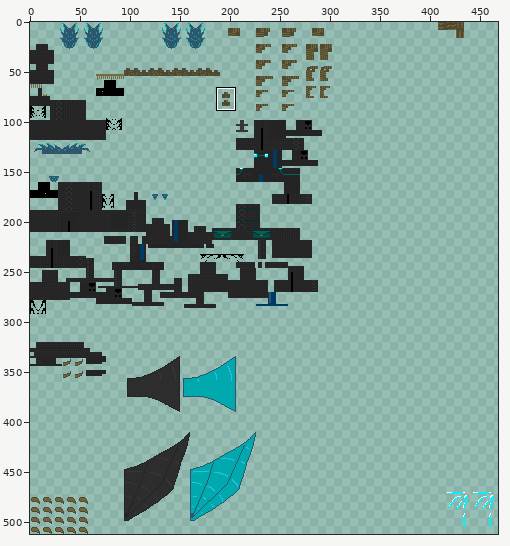
Sprite sheet, stored at src/test/resources/NKevinVI_adult.png. Above, an overview of the earlier version with the close-up marked.
Close-up. As it was:
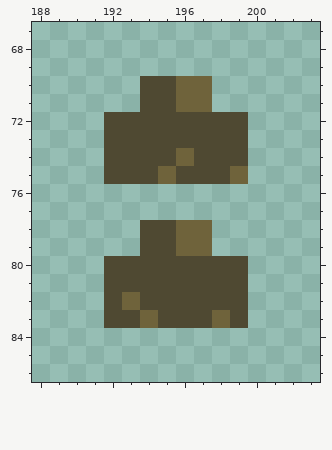
The file is 512x512 pixels. Colours within 5 levels of each other are drawn and written as one. Shown: x 188..203, y 67..86. The wide view leaves out empty margins. The commit also changed other parts of the picture, which this record leaves out.
The result:
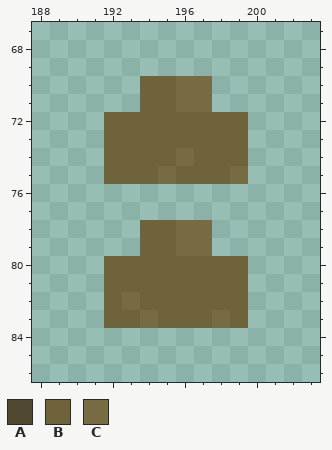
Palette (. is transparent): A #4f4932  B #6f633b  C #776b43
The edit:
y 70..71: x 194..197 AABB -> BBCC
y 72..73: x 192..199 AAAAAAAA -> BBBBBBBB
y 74: x 192..199 AAAABAAA -> BBBBCBBB
y 75: x 192..199 AAABAAAB -> BBBCBBBC
y 78..79: x 194..197 AABB -> BBCC
y 80..81: x 192..199 AAAAAAAA -> BBBBBBBB
y 82: x 192..199 ABAAAAAA -> BCBBBBBB
y 83: x 192..199 AABAAABA -> BBCBBBCB
Boxes around the changes in both close-ups, in picture pixels (x1, y1, x2, y2):
changed: (104, 76, 248, 328)
